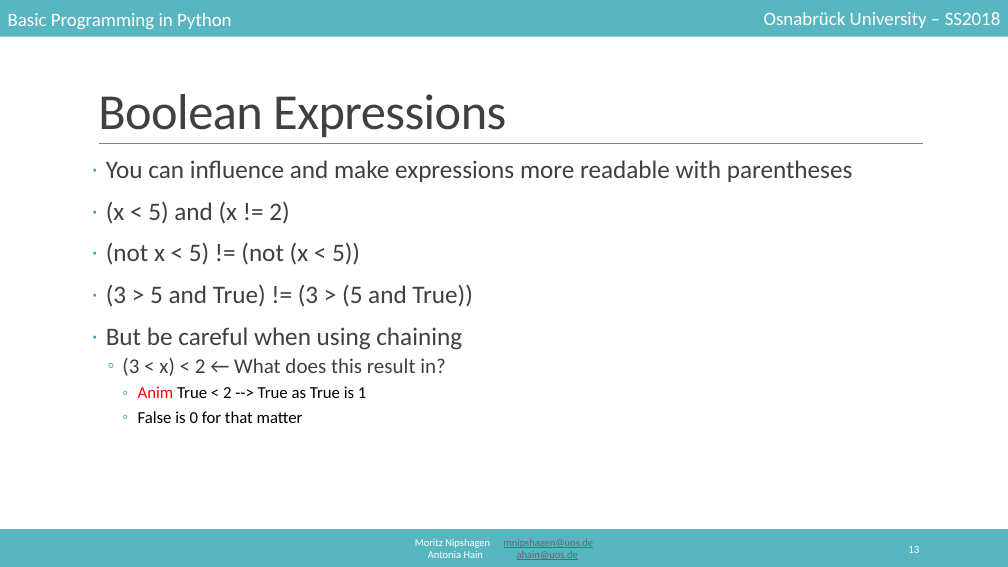
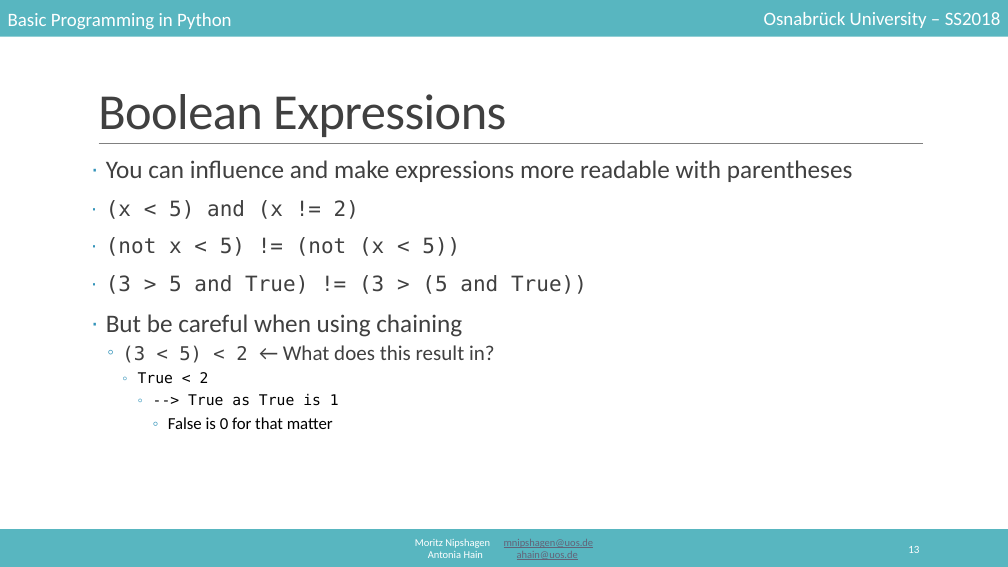
Before and after one commit to mnipshagen/monty, a slide deck: slide 13 of 2018/03/control_structures.pptx. Drawn at 1008x567 pixels with LibreOffice and Linux fonts; fonts in the diff are those of the drawing. Boxes give left, top, right and bottom in pixels: in the first picture for what was removed or moved away, otherwise in the second. Text is boxed around its words. In the diff, an @@ line names an element or a change of style, - is before the commit and + after.

```diff
--- a/2018/03/control_structures.pptx
+++ b/2018/03/control_structures.pptx
@@ text at (106, 200, 587, 429): size 24 to 20 pt, font Calibri to DejaVu Sans Mono in "(x < 5) and (x != 2)", "(not x < 5) != (not (x ...", "(3 > 5 and True) != (3 ..."; list level 3 to 5 in "False is 0 for that ..." @@
@@ text at (122, 345, 495, 406): text changed; font Calibri to DejaVu Sans Mono @@
-  ◦ (3 < x) < 2 ← What does this result in?
-    ◦ Anim True < 2 --> True as True is 1
+  ◦ (3 < 5) < 2 ← What does this result in?
+    ◦ True < 2
+      ◦ --> True as True is 1
```
Also in this commit, not shown: 18 other slides changed, 6 slides added, 5 other files.
